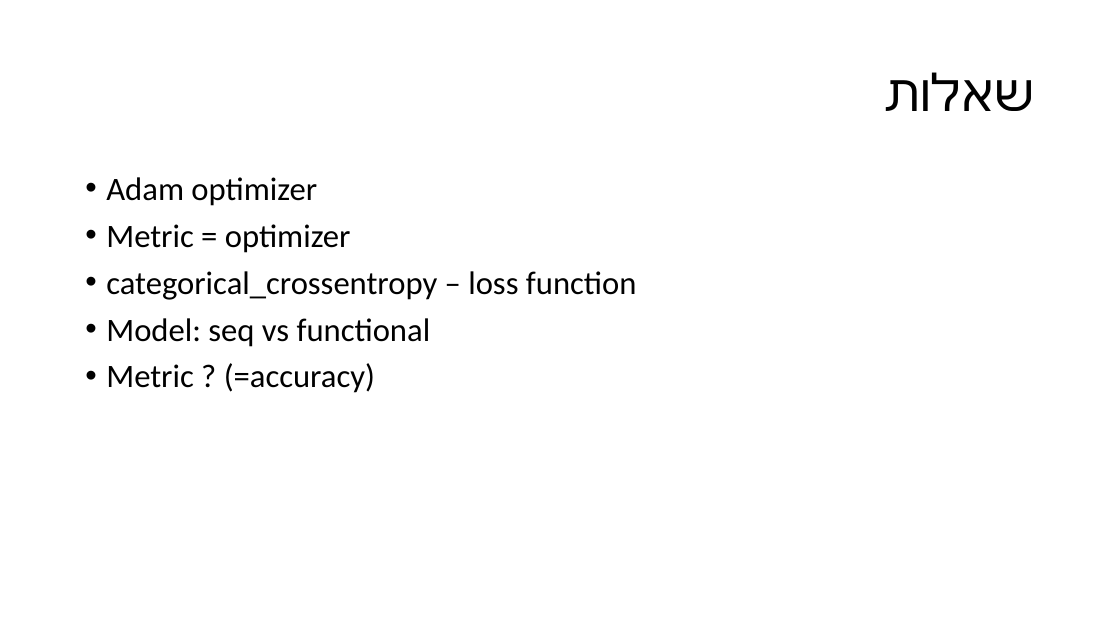
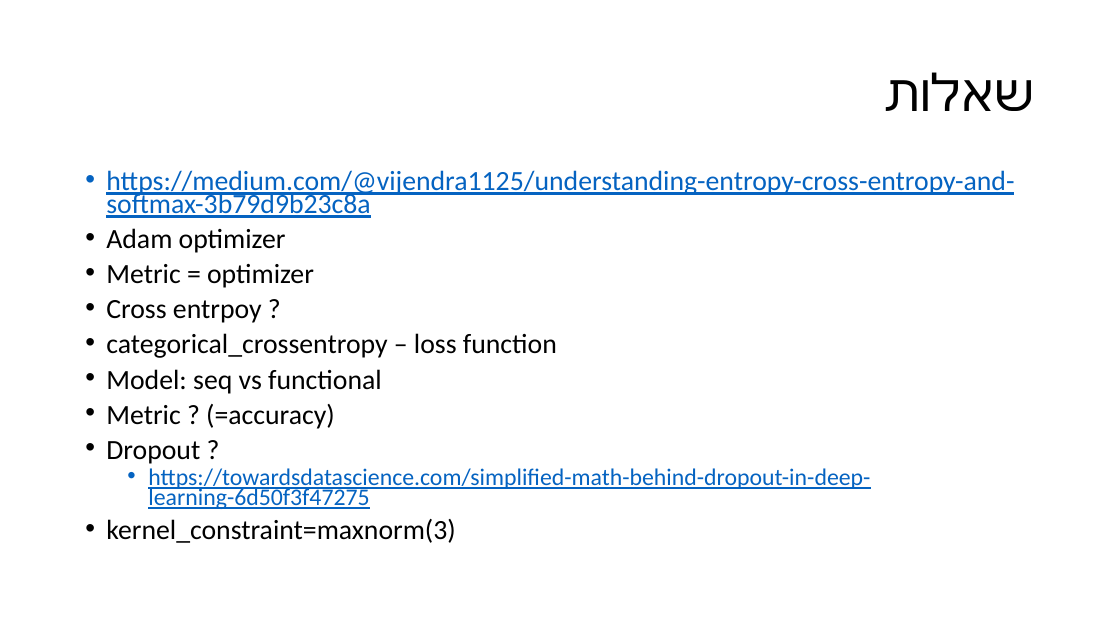
Before and after one commit to amitliron/FeatureSelecion, a slide deck: slide 26 of Presentation/Deep learning.pptx (slide 23 before the commit). Drawn at 1120x630 pixels with LibreOffice and Linux fonts; fonts in the diff are those of the drawing. Boxes give left, top, right and bottom in pixels: in the first picture for what was removed or moved away, otherwise in the second. Text is boxed around its words. In the diff, an @@ line names an element or a change of style, - is before the commit and + after.

```diff
--- a/Presentation/Deep learning.pptx
+++ b/Presentation/Deep learning.pptx
@@ text at [106,170,1014,218]: paragraph added @@
+• https://medium.com/@vijendra1125/understanding-entropy-cross-entropy-and-softmax-3b79d9b23c8a
@@ text at [106,228,557,429]: size 28 to 23.8 pt in "Adam optimizer", "Metric = optimizer", "categorical_crossentropy – loss function", "Model: seq vs functional" and 1 more places; line spacing 0.9 to 0.7 @@
@@ text at [106,300,262,323]: paragraph added @@
+• Cross entrpoy ?
@@ text at [106,441,870,543]: paragraphs added @@
+• Dropout ?
+  • https://towardsdatascience.com/simplified-math-behind-dropout-in-deep-learning-6d50f3f47275
+• kernel_constraint=maxnorm(3)
```
Also in this commit, not shown: 1 other slide changed, 3 slides added, 1 other file.
